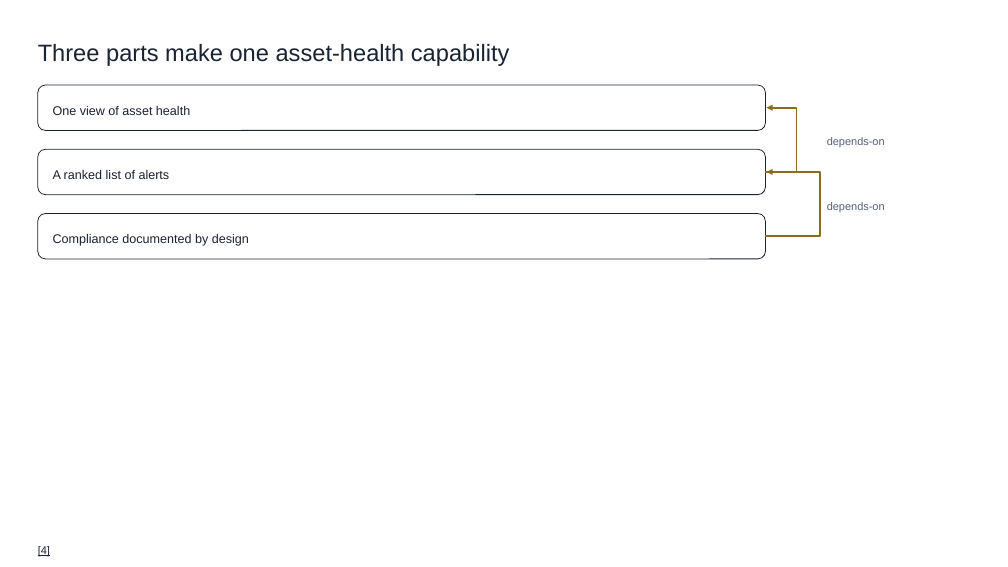
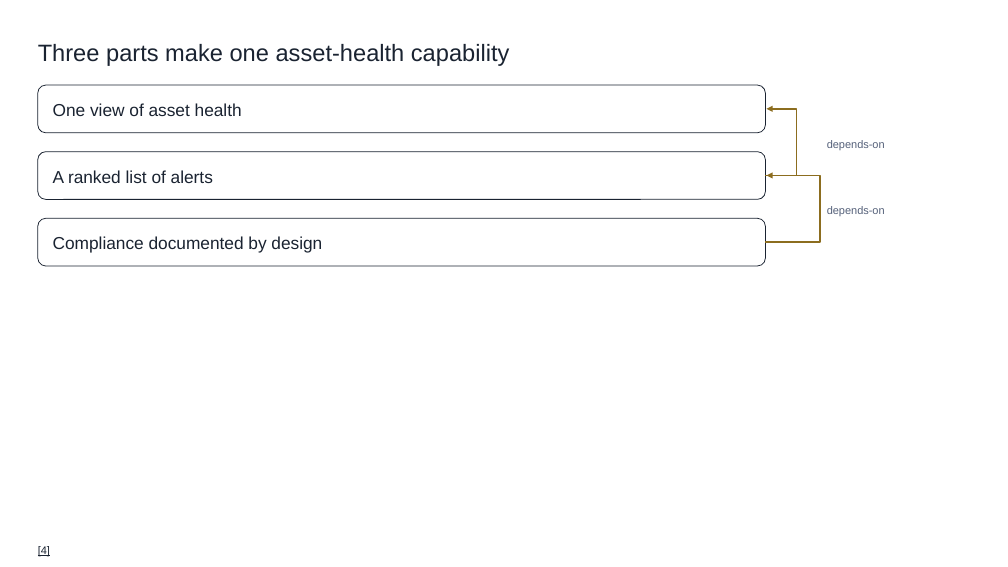
Before and after one commit to cogni-work/insight-wave, a slide deck: slide 5 of cogni-publishing/docs/design-verify-proof/boardroom/pptx/deck.pptx. Drawn at 1008x567 pixels with LibreOffice and Linux fonts; fonts in the diff are those of the drawing. Boxes give left, top, right and bottom in pixels: in the first picture for what was removed or moved away, otherwise in the second. Text is boxed around its words. In the diff, an @@ line names an element or a change of style, - is before the commit and + after.

```diff
--- a/cogni-publishing/docs/design-verify-proof/boardroom/pptx/deck.pptx
+++ b/cogni-publishing/docs/design-verify-proof/boardroom/pptx/deck.pptx
@@ elbow arrow moved from (765, 172) - (767, 108) to (765, 175) - (767, 109) @@
@@ rounded rectangle "A ranked list of alerts": place and size @@
-rounded rectangle "A ranked list of alerts" at [38,150,765,195]
+rounded rectangle "A ranked list of alerts" at [38,152,765,200]
@@ 1 text, 1 rounded rectangle, 1 elbow arrow: place and size @@
-1 text, 1 rounded rectangle, 1 elbow arrow at [38,172,885,259]
+1 text, 1 rounded rectangle, 1 elbow arrow at [38,175,885,266]
@@ size 12 to 16.5 pt; line spacing 19.2pt to 21.4pt in 3 elements at [38,85,765,132], [38,152,765,200], [38,219,765,266] @@
```
Also in this commit, not shown: 1 other slide changed, 41 other files.
